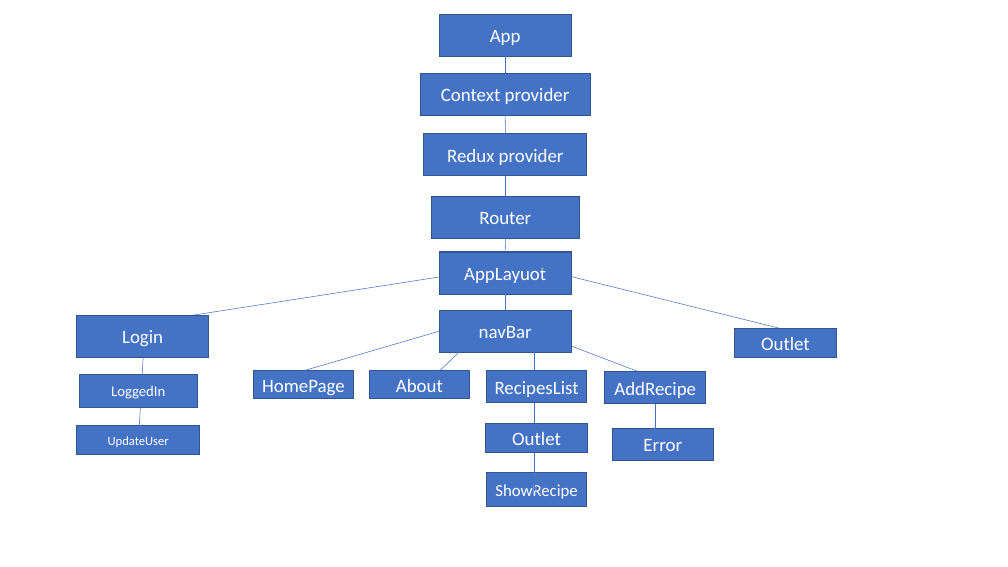
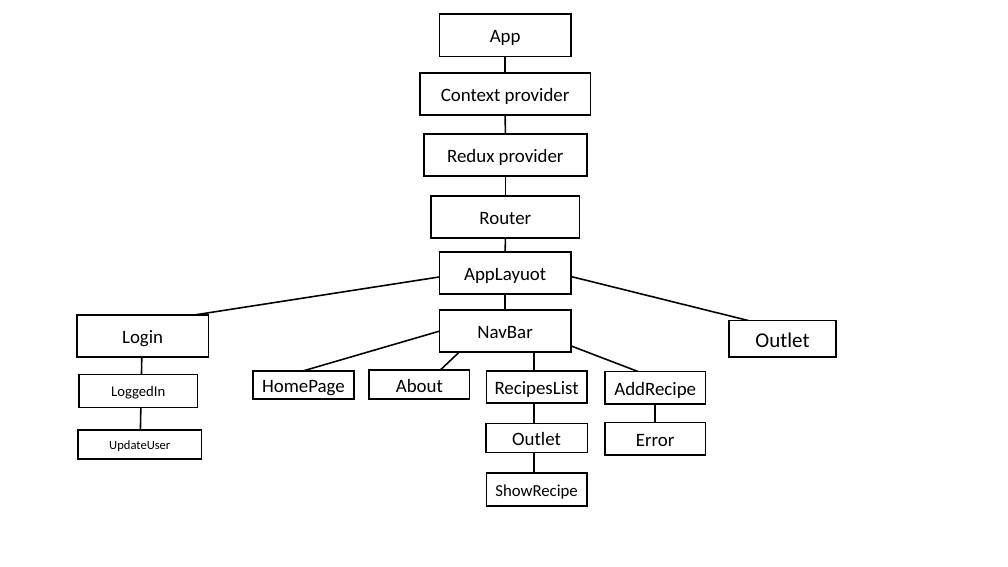
Before and after one commit to Michal-Frishman/React, a slide deck: slide 1 of michal frishman.pptx. Drawn at 1008x567 pixels with LibreOffice and Linux fonts; fonts in the diff are those of the drawing. Boxes give left, top, right and bottom in pixels: in the first picture for what was removed or moved away, otherwise in the second. Text is boxed around its words. In the diff, an @@ line names an element or a change of style, - is before the commit and + after.

```diff
--- a/michal frishman.pptx
+++ b/michal frishman.pptx
@@ line (505, 57) - (505, 73): stroke #4472C4 0.5 pt to #000000 1.5 pt @@
@@ line (505, 115) - (506, 134): stroke #4472C4 0.5 pt to #000000 1.5 pt @@
@@ line (506, 176) - (506, 197): stroke #4472C4 0.5 pt to #000000 1.5 pt @@
@@ line (506, 238) - (505, 252): stroke #4472C4 0.5 pt to #000000 1.5 pt @@
@@ line (510, 262) - (786, 330): stroke #4472C4 0.5 pt to #000000 1.5 pt @@
@@ line (470, 272) - (160, 321): stroke #4472C4 0.5 pt to #000000 1.5 pt @@
@@ line (505, 294) - (505, 310): stroke #4472C4 0.5 pt to #000000 1.5 pt @@
@@ line moved from (138, 439) - (144, 333) to (140, 459) - (143, 315) @@
@@ line (140, 459) - (143, 315): stroke #4472C4 0.5 pt to #000000 1.5 pt @@
@@ rectangle "NavBar" at [439,310,571,352]: fill #4472C4 to #FFFFFF; outline #325491 1 pt to #000000 1.5 pt @@
@@ text in rectangle at [477,326,532,338]: text changed; text colour #FFFFFF to #000000 @@
-navBar
+NavBar
@@ rectangle "Outlet": place and size @@
-rectangle "Outlet" at [735,328,836,357]
+rectangle "Outlet" at [729,321,836,358]
@@ rectangle "Outlet" at [729,321,836,358]: size 18 to 20 pt, text colour #FFFFFF to #000000; fill #4472C4 to #FFFFFF; outline #325491 1 pt to #000000 1.5 pt @@
@@ line (439, 331) - (304, 371): stroke #4472C4 0.5 pt to #000000 1.5 pt @@
@@ line (410, 399) - (473, 340): stroke #4472C4 0.5 pt to #000000 1.5 pt @@
@@ line (534, 330) - (534, 491): stroke #4472C4 0.5 pt to #000000 1.5 pt @@
@@ line (646, 374) - (538, 333): stroke #4472C4 0.5 pt to #000000 1.5 pt @@
@@ line (656, 439) - (656, 387): stroke #4472C4 0.5 pt to #000000 1.5 pt @@
@@ rectangle "UpdateUser": place and size @@
-rectangle "UpdateUser" at [76,426,200,455]
+rectangle "UpdateUser" at [78,430,201,460]
@@ text colour #FFFFFF to #000000; fill #4472C4 to #FFFFFF; outline #325491 1 pt to #000000 1.5 pt in 15 elements at [439,14,571,57], [420,73,591,116], [424,134,588,176], [431,197,580,239], [439,252,571,294], [253,371,354,399], [486,473,587,507], [486,423,588,452], [369,371,470,399], [486,371,587,403], [79,374,198,408], [76,315,208,358], [605,372,706,405], [78,430,201,460], [605,423,706,455] @@
@@ rectangle "Error": place and size @@
-rectangle "Error" at [613,428,713,461]
+rectangle "Error" at [605,423,706,455]
```
Also in this commit, not shown: 1 other slide changed, 14 other files.
